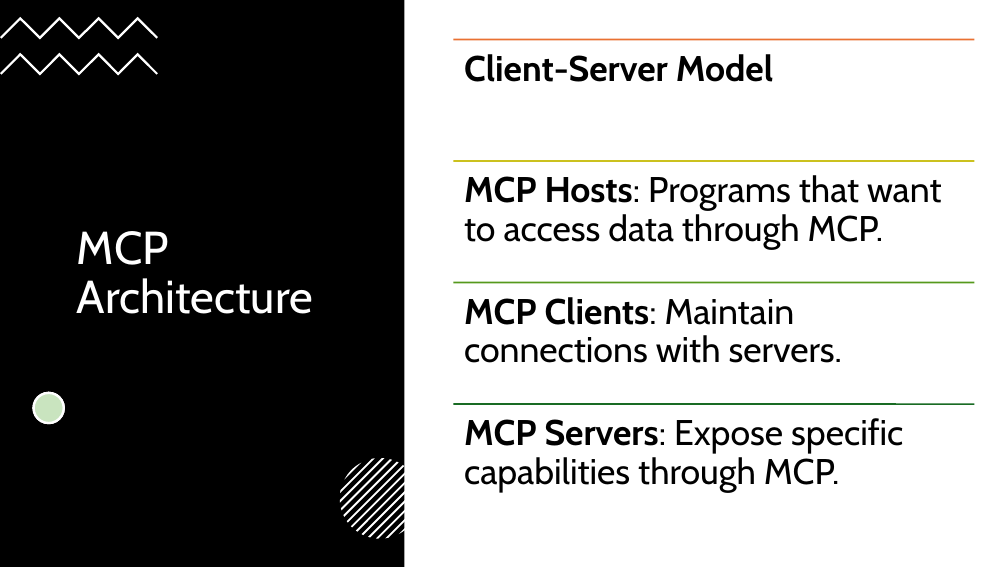
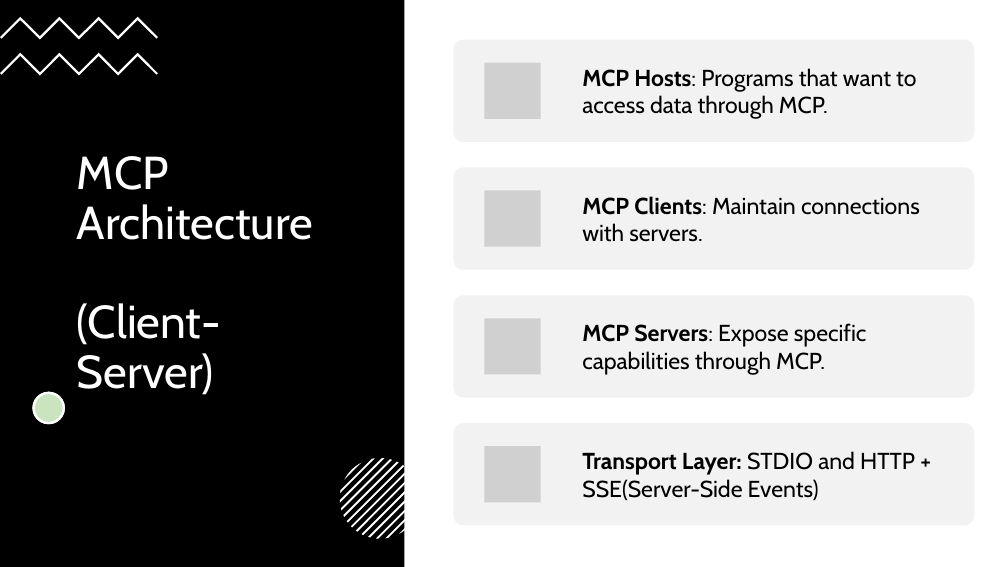
Before and after one commit to praveenraghuvanshi/tech-sessions, a slide deck: slide 8 of 19042025-MCP-dotnet-dotnetblr/Intro to Model Context Protocol(MCP).pptx (slide 6 before the commit). Drawn at 1008x567 pixels with LibreOffice and Linux fonts; fonts in the diff are those of the drawing; grey boxes stand for pictures. Boxes give left, top, right and bottom in pixels: in the first picture for what was removed or moved away, otherwise in the second. Text is boxed around its words. In the diff, an @@ line names an element or a change of style, - is before the commit and + after.

```diff
--- a/19042025-MCP-dotnet-dotnetblr/Intro to Model Context Protocol(MCP).pptx
+++ b/19042025-MCP-dotnet-dotnetblr/Intro to Model Context Protocol(MCP).pptx
@@ text "MCP Hosts: Programs that want ...": place and size @@
-text "MCP Hosts: Programs that want ..." at bbox=[464, 175, 941, 249]
+text "MCP Hosts: Programs that want ..." at bbox=[582, 68, 916, 119]
@@ title at bbox=[77, 156, 313, 395]: text changed @@
-MCP Architecture
+MCP Architecture
+(Client-Server)
@@ text "MCP Clients: Maintain connections with ...": place and size @@
-text "MCP Clients: Maintain connections with ..." at bbox=[464, 297, 842, 363]
+text "MCP Clients: Maintain connections with ..." at bbox=[582, 196, 920, 242]
@@ size 34 to 22 pt; line spacing 0.9 to 1; less space between paragraphs; vertical alignment top to middle in 3 elements at bbox=[582, 68, 916, 119], bbox=[582, 196, 920, 242], bbox=[582, 323, 867, 375] @@
@@ text "MCP Servers: Expose specific capabilities ...": place and size @@
-text "MCP Servers: Expose specific capabilities ..." at bbox=[464, 418, 903, 492]
+text "MCP Servers: Expose specific capabilities ..." at bbox=[582, 323, 867, 375]
@@ group removed at bbox=[454, 39, 975, 404]: 4 lines, 1 text @@
-Client-Server Model
@@ group added at bbox=[454, 39, 975, 526]: 4 rounded rectangles, 4 pictures, 1 text @@
+Transport Layer: STDIO and HTTP + SSE(Server-Side Events)
```
Also in this commit, not shown: 3 other slides changed, 6 slides added.
